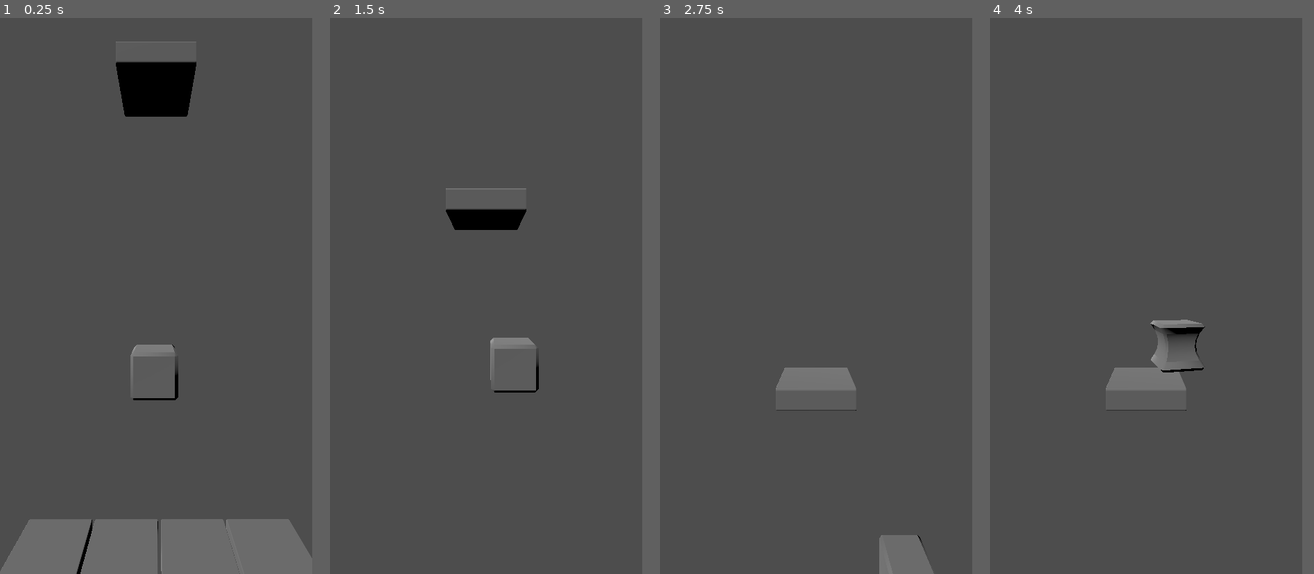
Above: before the commit, frames 1-4 (left to right).
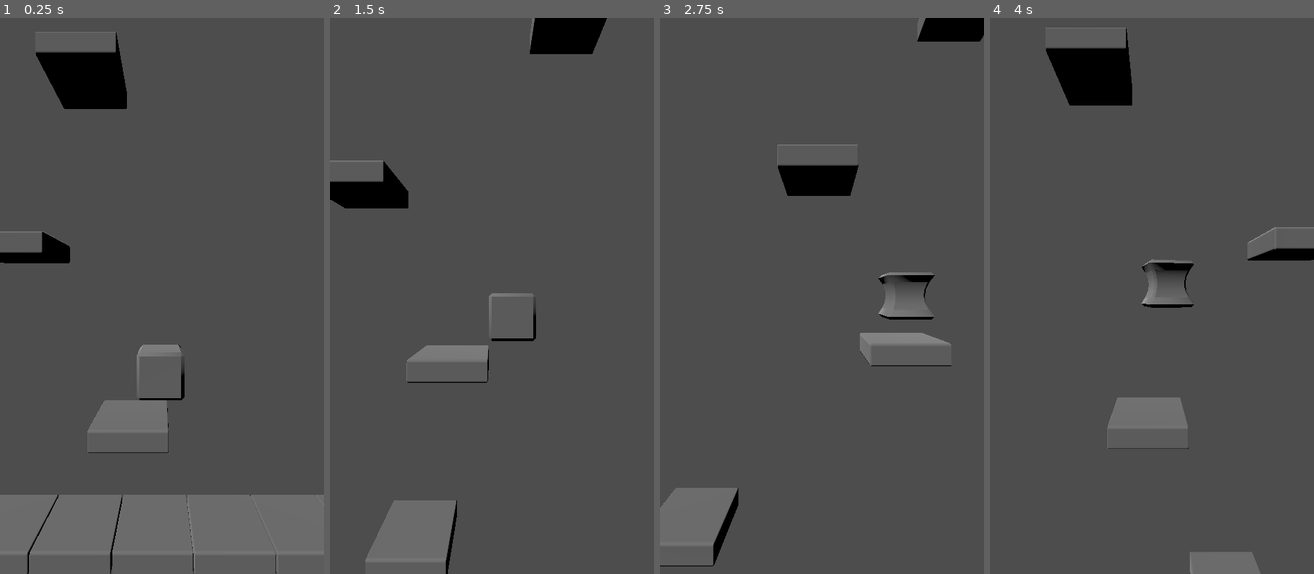
Above: after the commit, the same moments.

Repository: athomicus/mobile01
Game: Godot game, scene res://main.tscn
The game is run twice, just before and just after one commit, with the same random seed, the same clock (stepped at 60 frames per second) and the same inputs. The project has no main scene, so this scene is started directly.
Inputs:
- Up to frame 1 (0.25 s): no input
- Up to frame 2 (1.5 s): hold D (move_right) 0.53-1.28 s; tap Space at 0.77 s; hold A (move_left) from 1.28 s (still down)
- Up to frame 3 (2.75 s): tap Space at 1.52 s; release A (move_left) at 2.03 s; hold D (move_right) from 2.03 s (still down)
- Up to frame 4 (4 s): tap Space at 3.02, 3.77 s; release D (move_right) at 3.53 s; hold A (move_left) from 3.53 s (still down)
In our replay, the window is 450x800 before the commit and 467x800 after it. These sizes can differ from the game's own. Grey fills any space a smaller window leaves; there, only what the larger window draws over its background counts as a difference.

The runs differ from the first frame. In frame 1, 12% of the frame differs, in the area x 0-100%, y 2-100%; in frame 2, 7.5%; in frame 3, 7.8%; in frame 4, 6.7%.

Commit message:
wqtf

Diff:
--- a/Game.gd
+++ b/Game.gd
@@ -2,9 +2,15 @@
 
 var platformScene = preload("res://platform.tscn")
 @onready var platformParent = $PlatformParent
+
+var start_platform_y
+var level_size = 50
+var distance_between_platforms = 4.1
+
 # Called when the node enters the scene tree for the first time.
 func _ready():
-	create_platform(Vector3(0,5,0))
+	#create_platform(Vector3(0,5,0))
+	generate_level(-5.5,true)
 
 
 # Called every frame. 'delta' is the elapsed time since the previous frame.
@@ -16,5 +22,23 @@
 
 func create_platform(location: Vector3):
 	var _platform = platformScene.instantiate()
+	platformParent.add_child(_platform)
 	_platform.global_position = location
-	platformParent.add_child(_platform)
+	return _platform
+
+func generate_level(start_y: float, generate_ground:bool):
+	var pos: Vector3
+
+	if generate_ground:
+		pos.y = start_y
+		pos.z = 0
+		for p in range(14):
+			pos.x = -10.4 + 1.7 * p
+			create_platform(pos)
+
+	pos.x = 0.0
+	pos.z = 0.0
+	for i in range(level_size):
+		pos.x = randf_range(-3.5,3.5)
+		pos.y = -3 + distance_between_platforms * i
+		create_platform(pos)
--- a/Game.tscn
+++ b/Game.tscn
@@ -1,9 +1,8 @@
-[gd_scene load_steps=5 format=3 uid="uid://chl5bvio0pwxn"]
+[gd_scene load_steps=4 format=3 uid="uid://chl5bvio0pwxn"]
 
 [ext_resource type="PackedScene" uid="uid://7ofjcpua1dyo" path="res://player.tscn" id="1_ewvuk"]
 [ext_resource type="Script" path="res://Game.gd" id="1_fhw7s"]
 [ext_resource type="Script" path="res://Camera3D.gd" id="2_jse2h"]
-[ext_resource type="PackedScene" uid="uid://bj0gye1wt8oqh" path="res://platform.tscn" id="2_jsvfp"]
 
 [node name="Game" type="Node3D"]
 script = ExtResource("1_fhw7s")
@@ -18,16 +17,4 @@
 [node name="DirectionalLight3D" type="DirectionalLight3D" parent="."]
 transform = Transform3D(0.78683, 0.347273, -0.510196, 0.15585, 0.688077, 0.708703, 0.597168, -0.637143, 0.487278, -2.36123, 3.28909, 0.0496472)
 
-[node name="Platform3" parent="." instance=ExtResource("2_jsvfp")]
-transform = Transform3D(1, 0, 0, 0, 1, 0, 0, 0, 1, -2.535, -6.16, 0)
-
-[node name="Platform4" parent="." instance=ExtResource("2_jsvfp")]
-transform = Transform3D(1, 0, 0, 0, 1, 0, 0, 0, 1, -0.79, -6.16, 0)
-
-[node name="Platform5" parent="." instance=ExtResource("2_jsvfp")]
-transform = Transform3D(1, 0, 0, 0, 1, 0, 0, 0, 1, 0.96, -6.16, 0)
-
-[node name="Platform6" parent="." instance=ExtResource("2_jsvfp")]
-transform = Transform3D(1, 0, 0, 0, 1, 0, 0, 0, 1, 2.705, -6.16, 0)
-
 [node name="PlatformParent" type="Node3D" parent="."]
--- a/project.godot
+++ b/project.godot
@@ -16,7 +16,7 @@
 
 [display]
 
-window/size/viewport_width=540
+window/size/viewport_width=560
 window/size/viewport_height=960
 window/stretch/mode="canvas_items"
 window/stretch/aspect="keep_width"
